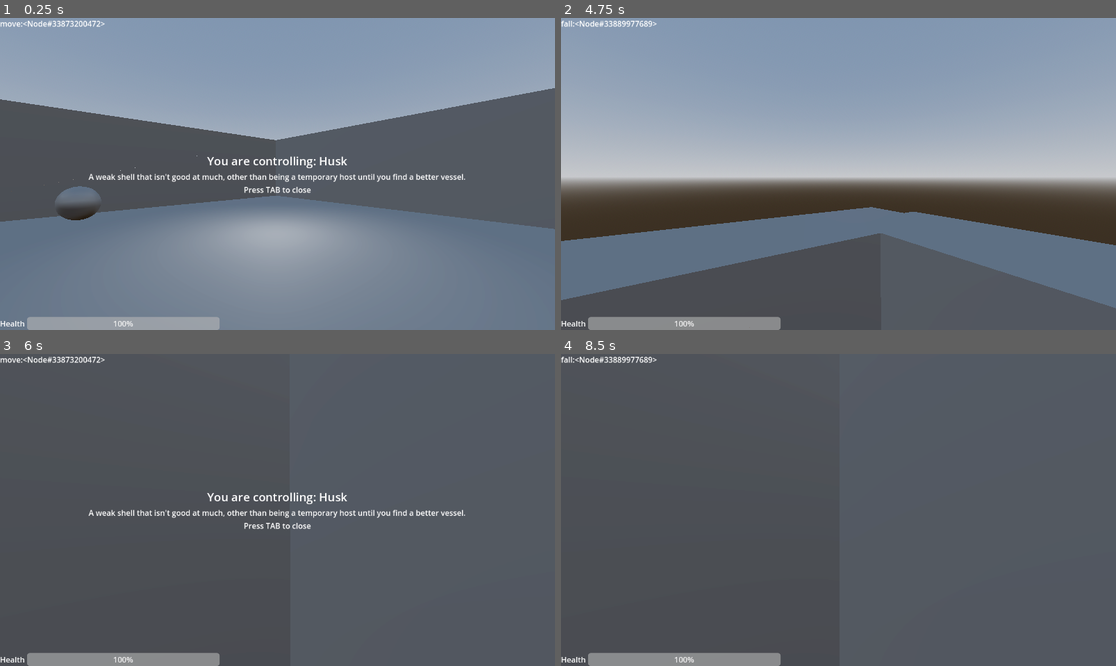
Above: before the commit, frames 1-4 (two rows, left to right).
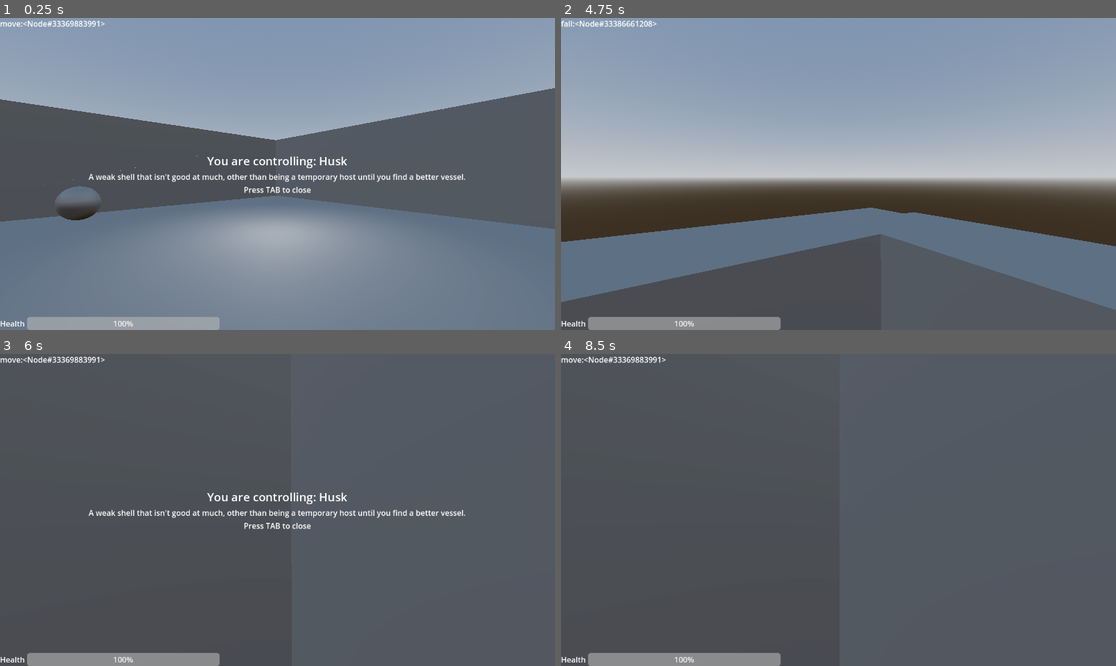
Above: after the commit, the same moments.

Repository: city-high-rider/soulswap
Game: Godot game, scene res://test_level.tscn
Same seed, same stepped clock (60 frames per second), same inputs: the game is played once before the commit and once after it.
Inputs (mouse positions are in pixels of both pictures, inside the frame that each line leads up to):
- Up to frame 1 (0.25 s): no input
- Up to frame 2 (4.75 s): move the mouse to (866, 174) at 0.52 s; hold W (forward) from 0.53 s (still down); tap F (possess) at 0.6, 2.1, 3.6 s; tap Space (jump) at 0.77, 1.52, 3.02, 3.77, 4.52 s; move the mouse to (810, 174) at 1.27 s; tap Tab (toggle_info) at 1.35, 2.85, 4.35 s; move the mouse to (849, 167) at 2.02 s; tap Enter at 2.75 s; move the mouse to (832, 180) at 2.77 s; move the mouse to (877, 177) at 3.52 s; move the mouse to (794, 170) at 4.27 s
- Up to frame 3 (6 s): move the mouse to (283, 510) at 5.02 s; tap F (possess) at 5.1 s; move the mouse to (255, 503) at 5.77 s; release W (forward) at 5.78 s; hold D (right) from 5.78 s (still down); tap Tab (toggle_info) at 5.85 s
- Up to frame 4 (8.5 s): tap Space (jump) at 6.02, 6.77, 7.52 s; move the mouse to (866, 510) at 6.52 s; release D (right) at 6.53 s; hold W (forward) from 6.53 s (still down); tap F (possess) at 6.6, 8.1 s; move the mouse to (810, 510) at 7.27 s; tap Tab (toggle_info) at 7.35 s; move the mouse to (849, 503) at 8.02 s

The runs differ from the first frame. In frame 1, less than 0.1% of the frame differs, in the area x 11-19%, y 0-3%; in frame 2, 0.8%, in the area x 0-100%, y 0-94%; in frame 3, less than 0.1%; in frame 4, 0.2%.

Commit message:
remove unneeded file

Diff:
--- a/rollerMove.gd
+++ /dev/null
@@ -1,4 +0,0 @@
-extends "res://player/ground_move.gd"
-
-func handle_physics(delta: float) -> void:
-	super(delta)
--- a/roller_body.tscn
+++ b/roller_body.tscn
@@ -6,7 +6,7 @@
 [ext_resource type="PackedScene" uid="uid://s4xxvp4y718y" path="res://components/player_head.tscn" id="4_cgkt8"]
 [ext_resource type="PackedScene" uid="uid://cq5g02v88a56k" path="res://components/UI/health_bar.tscn" id="5_18nsp"]
 [ext_resource type="Script" path="res://components/states/state_machine.gd" id="5_58uat"]
-[ext_resource type="Script" path="res://rollerMove.gd" id="6_0p7xq"]
+[ext_resource type="Script" path="res://player/ground_move.gd" id="6_waehh"]
 [ext_resource type="Script" path="res://player/fall.gd" id="7_bw174"]
 [ext_resource type="PackedScene" uid="uid://dvlfw4kqxil1t" path="res://components/UI/player_ui.tscn" id="7_hxkvw"]
 [ext_resource type="PackedScene" uid="uid://clsubmog0dnfk" path="res://components/UI/body_information.tscn" id="7_yux01"]
@@ -42,11 +42,8 @@
 initial_state = NodePath("move")
 
 [node name="move" type="Node" parent="StateMachine" node_paths=PackedStringArray("fall_state")]
-script = ExtResource("6_0p7xq")
+script = ExtResource("6_waehh")
 fall_state = NodePath("../fall")
-acceleration = 40.0
-top_speed = 7.0
-friction = 10.0
 
 [node name="fall" type="Node" parent="StateMachine" node_paths=PackedStringArray("move_state")]
 script = ExtResource("7_bw174")
--- a/test_level.tscn
+++ b/test_level.tscn
@@ -122,5 +122,4 @@
 transform = Transform3D(1, 0, 0, 0, 1, 0, 0, 0, 1, 0.219558, -0.030674, -0.134823)
 shape = SubResource("BoxShape3D_j1146")
 
-[editable path="Roller/RollerGhost"]
 [editable path="PopupArea"]
